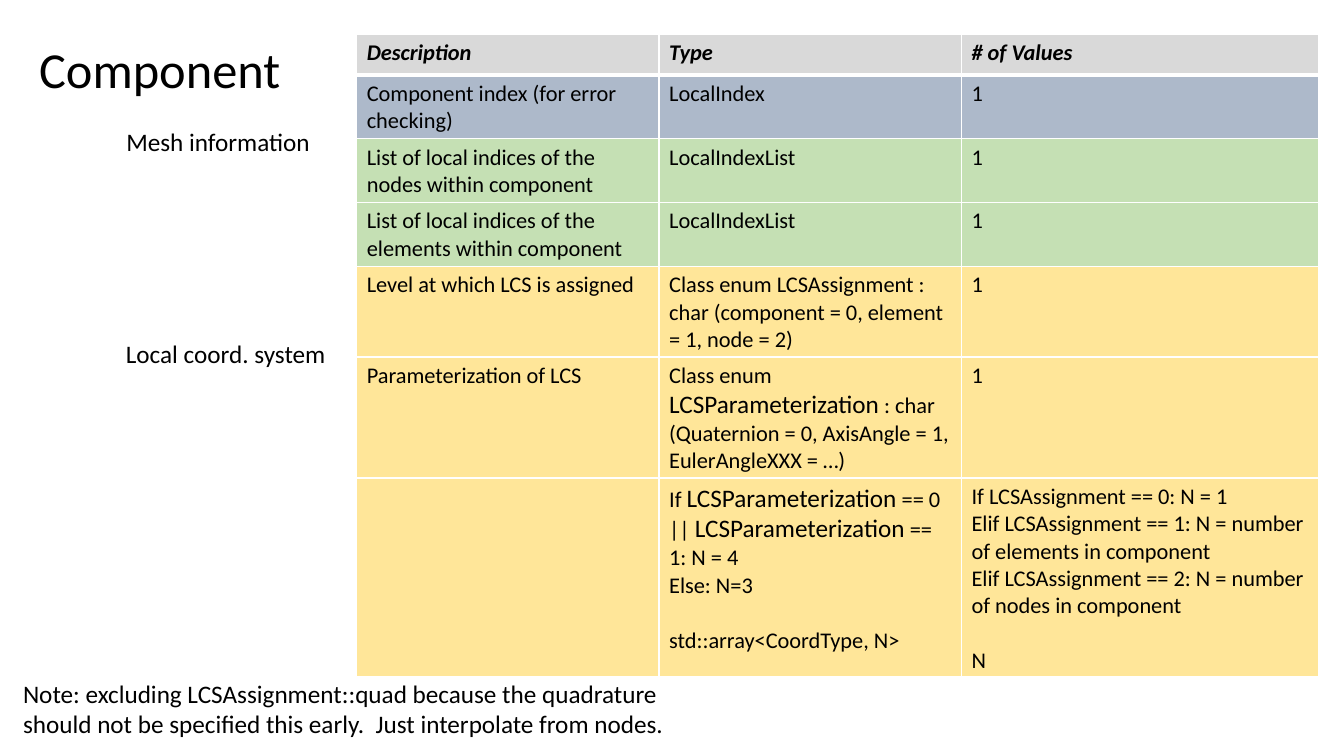
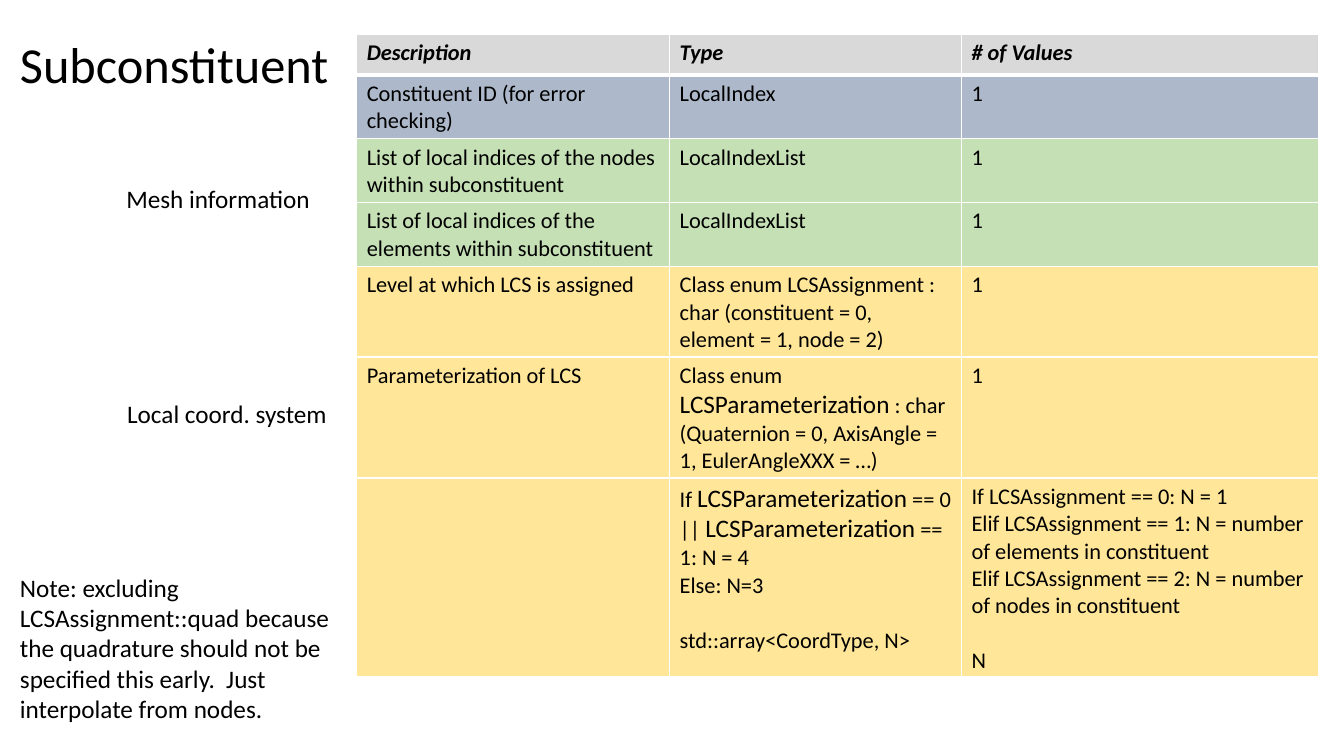
Before and after one commit to afrl/sheff-fea-io, a slide deck: slide 15 of docs/FormatSpecification.pptx (slide 14 before the commit). Drawn at 1344x756 pixels with LibreOffice and Linux fonts; fonts in the diff are those of the drawing. Boxes give left, top, right and bottom in pixels: in the first picture for what was removed or moved away, otherwise in the second. Text is boxed around its words. In the diff, an @@ line names an element or a change of style, - is before the commit and + after.

Commit message:
Changed jargon to constituents, almost finished MeshWriter.

```diff
--- a/docs/FormatSpecification.pptx
+++ b/docs/FormatSpecification.pptx
@@ text at box(20, 48, 328, 84): text changed @@
-Component
+Subconstituent
@@ table at box(357, 34, 1319, 677) @@
-row 2, column 1: Component index (for error checking)
+row 2, column 1: Constituent ID (for error checking)
-row 3, column 1: List of local indices of the nodes within component
+row 3, column 1: List of local indices of the nodes within subconstituent
-row 4, column 1: List of local indices of the elements within component
+row 4, column 1: List of local indices of the elements within subconstituent
-row 5, column 2: Class enum LCSAssignment : char (component = 0, element = 1, node = 2)
+row 5, column 2: Class enum LCSAssignment : char (constituent = 0, element = 1, node = 2)
-row 7, column 3: If LCSAssignment == 0: N = 1 / Elif LCSAssignment == 1: N = number of elements in component / Elif LCSAssignment == 2: N = number of nodes in component / N
+row 7, column 3: If LCSAssignment == 0: N = 1 / Elif LCSAssignment == 1: N = number of elements in constituent / Elif LCSAssignment == 2: N = number of nodes in constituent / N
@@ text "Mesh information": place and size @@
-text "Mesh information" at box(126, 133, 310, 151)
+text "Mesh information" at box(126, 190, 310, 208)
@@ text "Local coord. system": place and size @@
-text "Local coord. system" at box(126, 345, 325, 367)
+text "Local coord. system" at box(127, 405, 327, 427)
@@ text "Note: excluding LCSAssignment::quad because the ..." rewrapped from box(23, 685, 662, 737) to box(20, 579, 329, 722) @@
```
Also in this commit, not shown: 3 other slides changed, 1 slide added, 7 other files.
